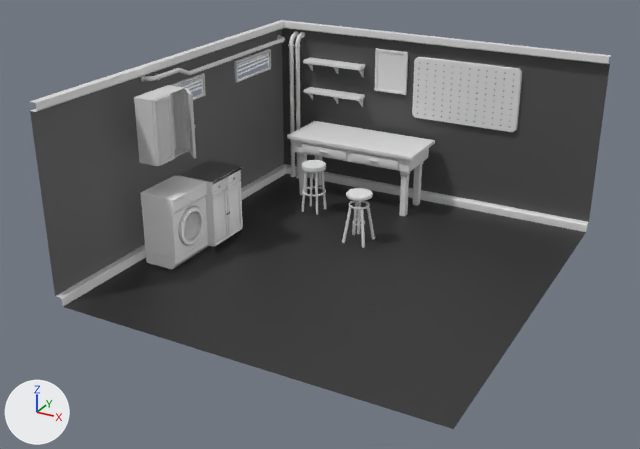
One commit to the FBX model Rokoko/Assets/Environment/3D Assets/Space-Garage.fbx: the scene before it, then after it.
Both versions are drawn from a 50 mm camera at (13.14, -23.17, 11.19) aimed at (2.07, -3.04, 1.13). Every picture has the same lights, and +X, +Y and +Z are marked at lower left. Where no turn or scale is listed for an object, it has been applied to the vertices.

Script lines for the objects in view, before the commit:
```python
me_cube_001 = bpy.data.meshes.new('Cube.001')
me_cube_001.from_pydata(...)  # 88 vertices, 73 faces; spans x -3.13..8.21, y -8.5..3.42, z -1.0..4.63
# faces by material slot: [61, 2, 10]
me_cube_001.materials.append(mat_panels)  # white #e7e7e7
me_cube_001.materials.append(mat_floor)  # black #313131
me_cube_001.materials.append(mat_walls)  # dark grey #525252
# before: 9 (8.21, 3.19, 4.63) at pixel (609, 56), 10 (-2.9, 3.19, 4.63) at pixel (283, 21), 11 (-2.9, -4.41, 4.63) at pixel (143, 67), 80 (-2.9, -8.5, 4.63) at pixel (35, 102)
me_cube_003 = bpy.data.meshes.new('Cube.003')
me_cube_003.from_pydata(...)  # 330 vertices, 311 faces; spans x -2.31..2.31, y -0.53..1.38, z -1.83..0.42
me_cube_003.materials.append(mat_material_003)  # white #e7e7e7
me_torus_002 = bpy.data.meshes.new('Torus.002')
me_torus_002.from_pydata(...)  # 2040 vertices, 2020 faces; spans x -0.01..0.41, y -0.08..7.53, z -0.38..0.01
ob_pipe_m03a = bpy.data.objects.new('Pipe-M03A', me_torus_002)
ob_pipe_m03a.location = (-3.22, -3.91, 4.96)
ob_room_l00a = bpy.data.objects.new('Room-L00A', me_cube_001)
ob_room_l00a.location = (-0.09, 0.35, 0.61)
ob_table_m00a = bpy.data.objects.new('Table-M00A', me_cube_003)
ob_table_m00a.location = (0.54, 2.12, 1.44)
# also in view: 'Pipe-M05A' at (-2.5, 3.54, 2.25); 'Overskab-S00A' at (-2.01, -4.26, 3.73); 'Washer-M00A' at (-2.07, -4.24, 0.75); 'Tavle-S00A' at (3.72, 3.71, 3.51); 'Poster-S00A' at (1.07, 3.7, 3.92)
```
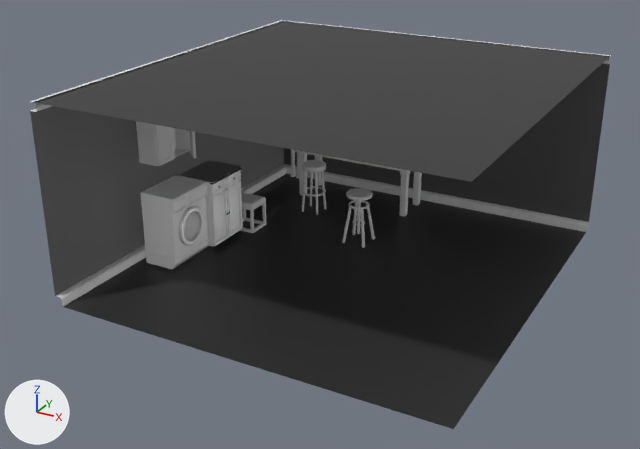
Boxes (x1, y1, x2, y2) around the edits, measured in the pictures (640 x 449 px):
'Cube.002', added
    after: (241, 192, 266, 233)
part 1 of me_cube_001, added
    after: (37, 22, 609, 182)
'Tavle-S00A', unchanged, covered by the edit
    before: (412, 56, 522, 133)
'Table-M00A', unchanged, covered by the edit
    before: (287, 121, 435, 217)
    after: (293, 150, 422, 217)
'Poster-S00A', unchanged, covered by the edit
    before: (374, 48, 408, 95)

The change, as a list of edits to the scene's bpy script:
```text
Change me_cube_001:
    where me_cube_001.from_pydata(...)  # 88 vertices, 73 faces; spans x -3.13..8.21, y -8.5..3.42, z -1.0..4.63
    used by ob_room_l00a; location = (-0.09, 0.35, 0.61)
    verts and faces of me_cube_001; kept vertices keep their numbers, new ones are numbered from 88
    me_cube_001 part 1
    add verts[88] = (8.21, -4.41, 4.63)  # pixel (534, 124)
    add verts[89] = (8.21, -8.5, 4.63)  # pixel (471, 181)
    add faces += [(9, 88, 11, 10), (11, 88, 89, 80)]  # mat_floor (black #313131)
Add me_cube_005:
    me_cube_005.from_pydata(...)  # 282 vertices, 276 faces; spans x -100.0..100.0, y -126.0..100.0, z -100.0..87.0
Add ob_cube_002:
    ob_cube_002 = bpy.data.objects.new('Cube.002', me_cube_005)
    ob_cube_002.location = (-1.56, -1.23, 0.05)
    ob_cube_002.rotation_euler = (1.571, 0.0, 0.0)  # degrees (90, 0, 0)
    ob_cube_002.scale = (-0.00439, -0.00439, -0.00439)
```
